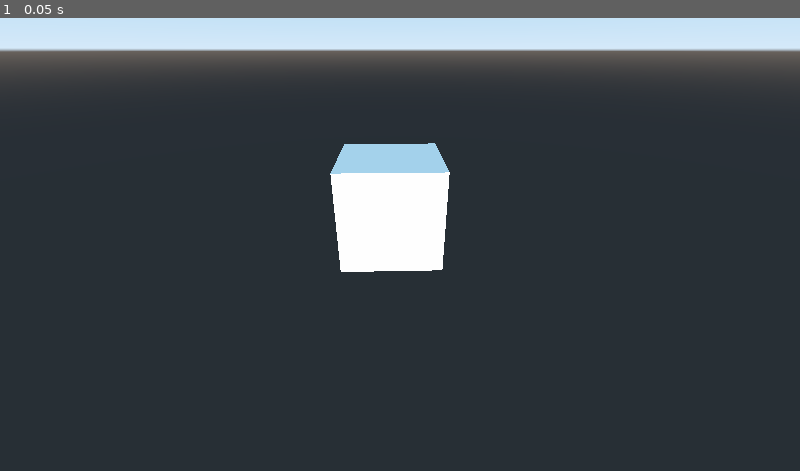
Above: before the commit, frame 1.
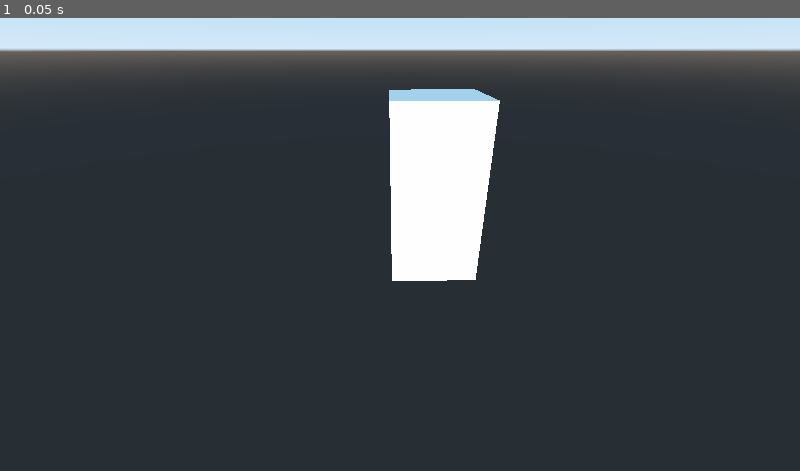
Above: after the commit, the same moment.

Repository: EmmanuelMess/Chainmail-Godot
Game: Godot game, scene res://MainScene.tscn
The game is run twice, just before and just after one commit, with the same random seed, the same clock (stepped at 60 frames per second) and the same inputs.
Inputs:
- Up to frame 1 (0.05 s): no input

The runs differ from the first frame. In frame 1, 5.6% of the frame differs, in the area x 41-63%, y 15-59%.

Commit message:
Generate Meshes from script

Diff:
--- a/Chainmail.gd
+++ /dev/null
@@ -1,16 +0,0 @@
-extends MultiMeshInstance
-
-
-# Declare member variables here. Examples:
-# var a = 2
-# var b = "text"
-
-
-# Called when the node enters the scene tree for the first time.
-func _ready():
-	pass # Replace with function body.
-
-
-# Called every frame. 'delta' is the elapsed time since the previous frame.
-#func _process(delta):
-#	pass
--- /dev/null
+++ b/ChainmailManager.gd
@@ -0,0 +1,19 @@
+extends Spatial
+
+
+
+# Called when the node enters the scene tree for the first time.
+func _ready():
+	var chainList = [Vector3(1, 1, 1), Vector3(1, -1, 1)]
+
+	for chainLink in chainList:
+		var mesh = MeshInstance.new()
+		mesh.mesh = CubeMesh.new()
+		mesh.translate(chainLink)
+		add_child(mesh)
+
+
+
+# Called every frame. 'delta' is the elapsed time since the previous frame.
+#func _process(delta):
+#	pass
--- a/MainScene.tscn
+++ b/MainScene.tscn
@@ -1,23 +1,14 @@
-[gd_scene load_steps=4 format=2]
+[gd_scene load_steps=2 format=2]
 
-[ext_resource path="res://Chainmail.gd" type="Script" id=1]
-
-[sub_resource type="CubeMesh" id=1]
-
-[sub_resource type="MultiMesh" id=2]
-transform_format = 1
-instance_count = 4
-mesh = SubResource( 1 )
-transform_array = PoolVector3Array( 1, 0, 0, 0, 1, 0, 0, 0, 1, 0, 0, 0, 1, 0, 0, 0, 1, 0, 0, 0, 1, 0, 0, 0, 1, 0, 0, 0, 1, 0, 0, 0, 1, 0, 0, 0, 1, 0, 0, 0, 1, 0, 0, 0, 1, 0, 0, 0 )
+[ext_resource path="res://ChainmailManager.gd" type="Script" id=1]
 
 [node name="Spatial" type="Spatial"]
-
-[node name="MultiMeshInstance" type="MultiMeshInstance" parent="."]
-multimesh = SubResource( 2 )
-script = ExtResource( 1 )
 
 [node name="DirectionalLight" type="DirectionalLight" parent="."]
 transform = Transform( -1.62921e-07, 0, -1, 0, 1, 0, 1, 0, -1.62921e-07, -8.03123, 1.49893, 0 )
 
 [node name="Camera" type="Camera" parent="."]
 transform = Transform( -0.0299977, 0.48831, -0.872154, 0, 0.872547, 0.48853, 0.99955, 0.0146548, -0.0261744, -6.41297, 2.80057, 0 )
+
+[node name="Spatial" type="Spatial" parent="."]
+script = ExtResource( 1 )
